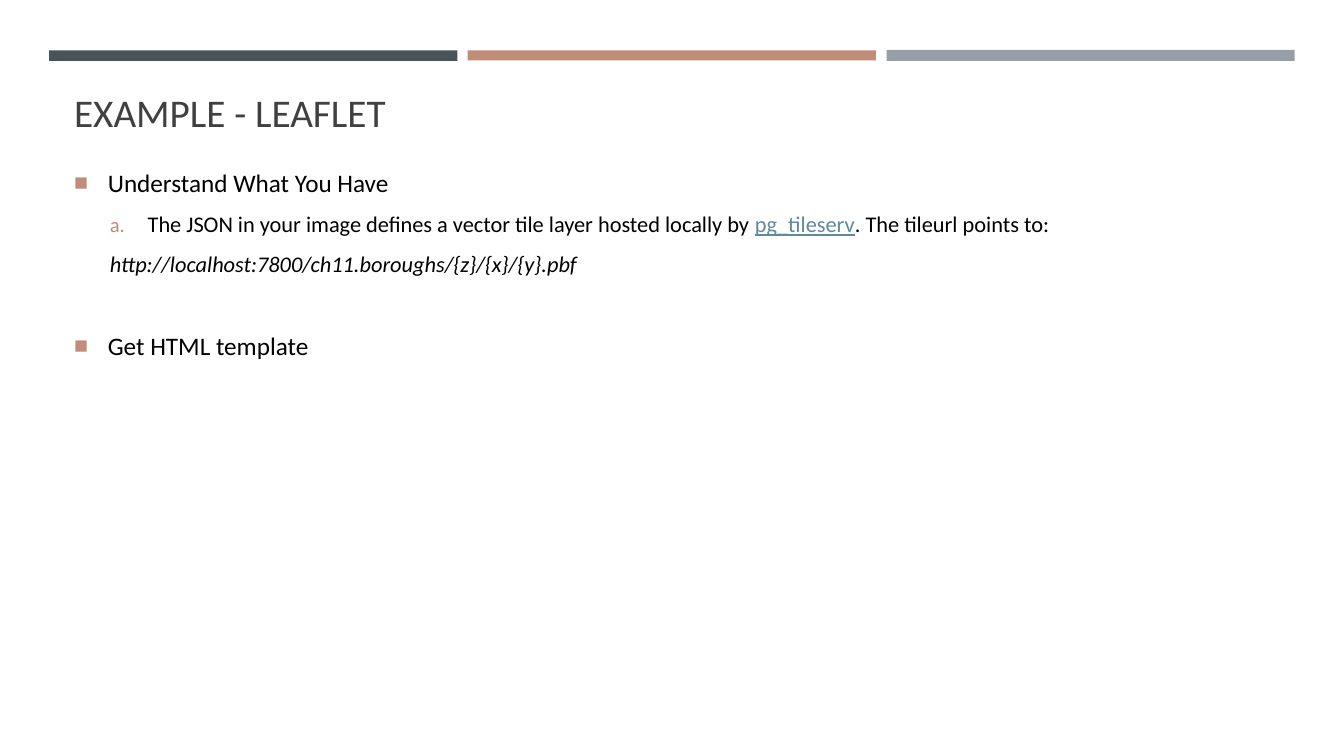
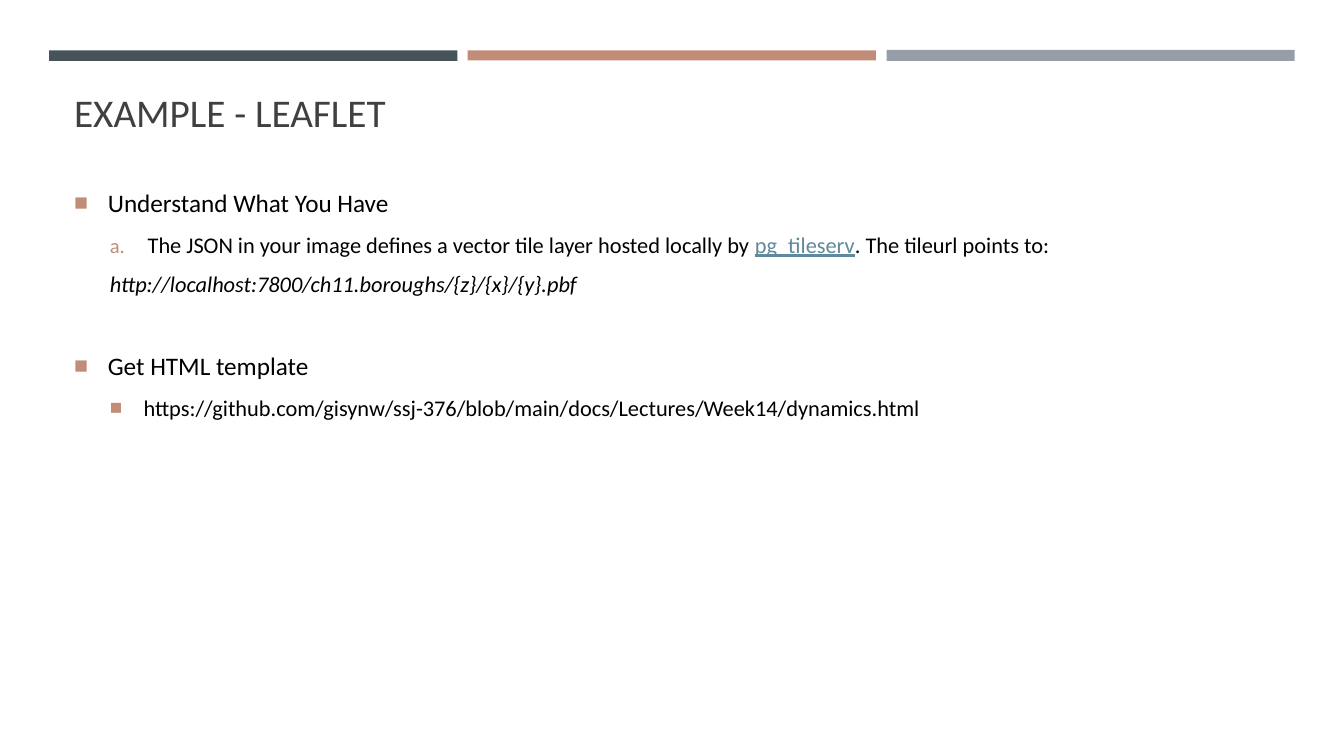
Before and after one commit to gisynw/ssj-376, a slide deck: slide 11 of docs/Lectures/Week14/Week14.pptx. Drawn at 1344x756 pixels with LibreOffice and Linux fonts; fonts in the diff are those of the drawing. Boxes give left, top, right and bottom in pixels: in the first picture for what was removed or moved away, otherwise in the second. Text is boxed around its words. In the diff, an @@ line names an element or a change of style, - is before the commit and + after.

Commit message:
update week14

```diff
--- a/docs/Lectures/Week14/Week14.pptx
+++ b/docs/Lectures/Week14/Week14.pptx
@@ text "Understand What You Have": place and size @@
-text "Understand What You Have" at box(108, 174, 1049, 359)
+text "Understand What You Have" at box(108, 194, 1049, 420)
@@ text at box(144, 400, 920, 420): paragraph added @@
+  ■ https://github.com/gisynw/ssj-376/blob/main/docs/Lectures/Week14/dynamics.html
```
